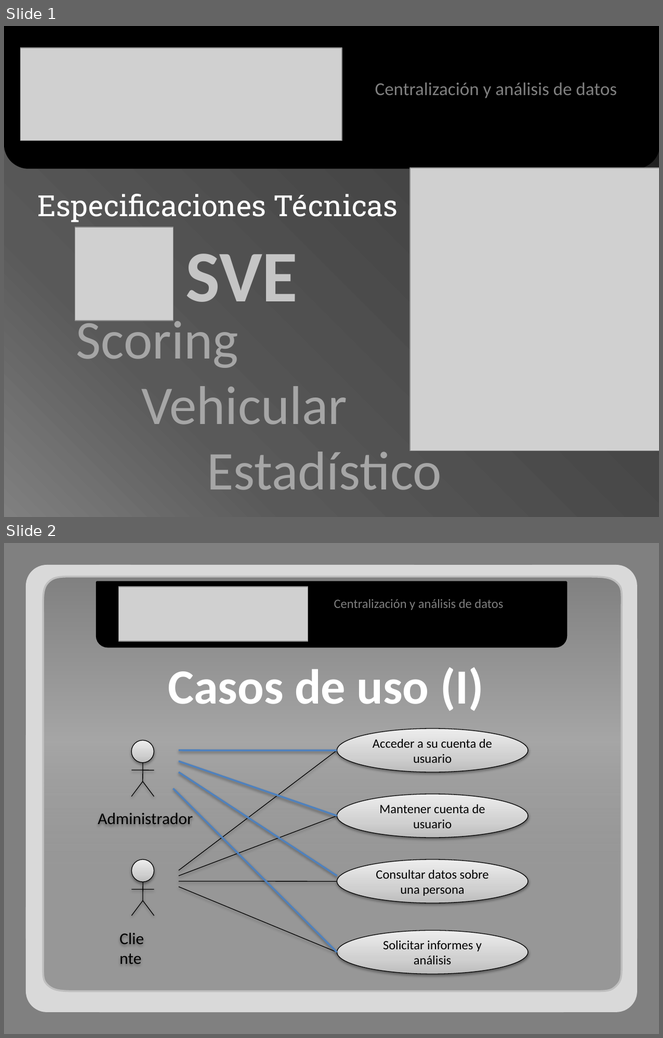
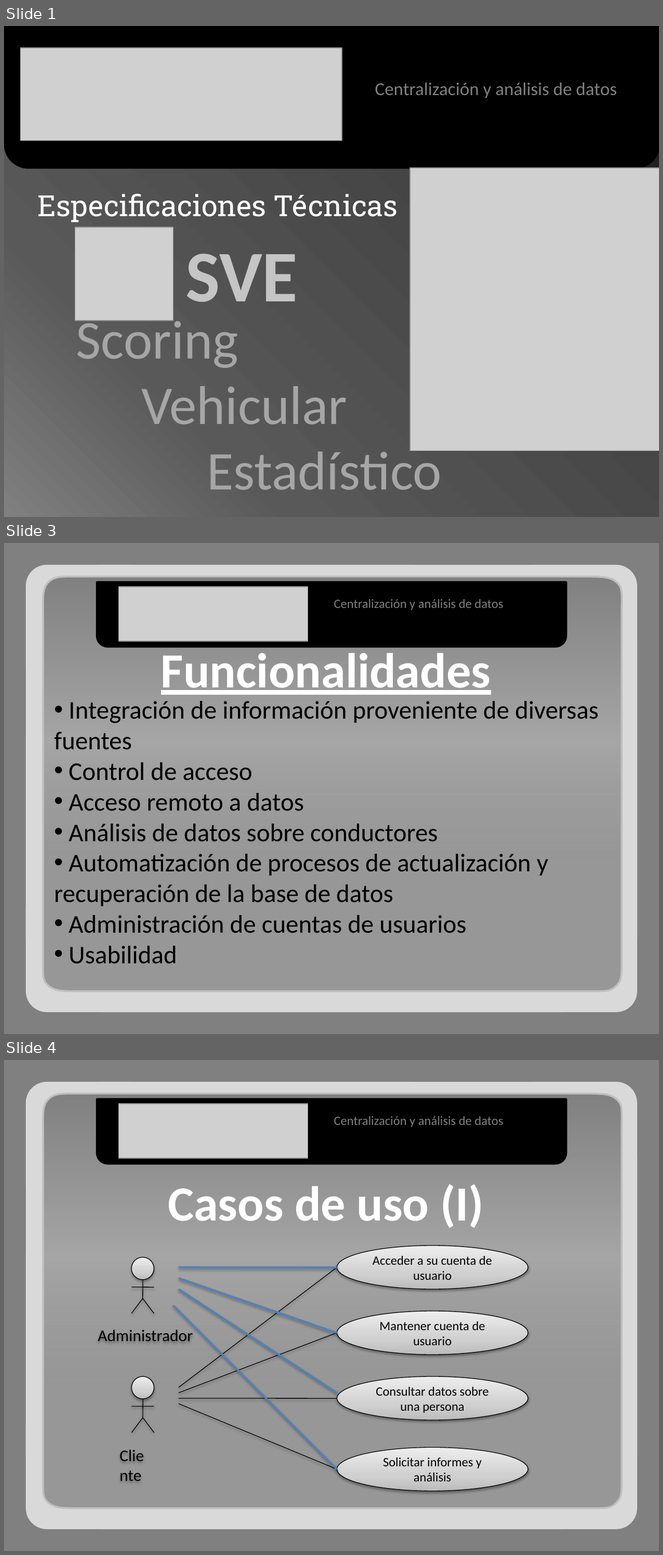
Before and after one commit to adrianachelotti/tallerdesarrollo1ero2011, a slide deck: Presentacion/Tecnica/Presentacion Tecnica.pptx. Shown one above the other, each under a label of ours: slides 1 and 2 before the commit, slides 1, 3 and 4 after it; the slides between them are not shown. The pictures are 663x1038 and 663x1555 pixels, drawn with LibreOffice and Linux fonts; fonts in the diff are those of the drawing; grey boxes stand for pictures. Boxes give left, top, right and bottom in pixels: in the first picture for what was removed or moved away, otherwise in the second. Text is boxed around its words. In the diff, an @@ line names an element or a change of style, - is before the commit and + after.

```diff
--- a/Presentacion/Tecnica/Presentacion Tecnica.pptx
+++ b/Presentacion/Tecnica/Presentacion Tecnica.pptx
@@ slide 3 added at [4, 543, 659, 1034], background #808080 @@
@@ freeform shape added at [42, 576, 622, 992], fill gradient #808080 to #A6A6A6, outline #BFBFBF 2 pt @@
@@ round same rect added at [97, 583, 567, 647], fill #000000, outline #000000 2 pt @@
@@ picture added at [118, 587, 308, 641] @@
@@ text added at [334, 599, 503, 610], 14 pt, text #808080 @@
+Centralización y análisis de datos
@@ text added at [161, 646, 491, 695], 54 pt, text #FFFFFF, bold, underline @@
+Funcionalidades
@@ text added at [54, 701, 599, 964], 28 pt, text #000000 @@
+• Integración de información proveniente de diversas fuentes
+• Control de acceso
+• Acceso remoto a datos
+• Análisis de datos sobre conductores
+• Automatización de procesos de actualización y recuperación de la base de datos
+• Administración de cuentas de usuarios
+• Usabilidad
@@ group added at [26, 565, 637, 1013]: 5 rounded rectangles @@
@@ what was slide 2 is now slide 4 @@
```
Also in this commit, not shown: 2 slides changed, 1 other slide added.
